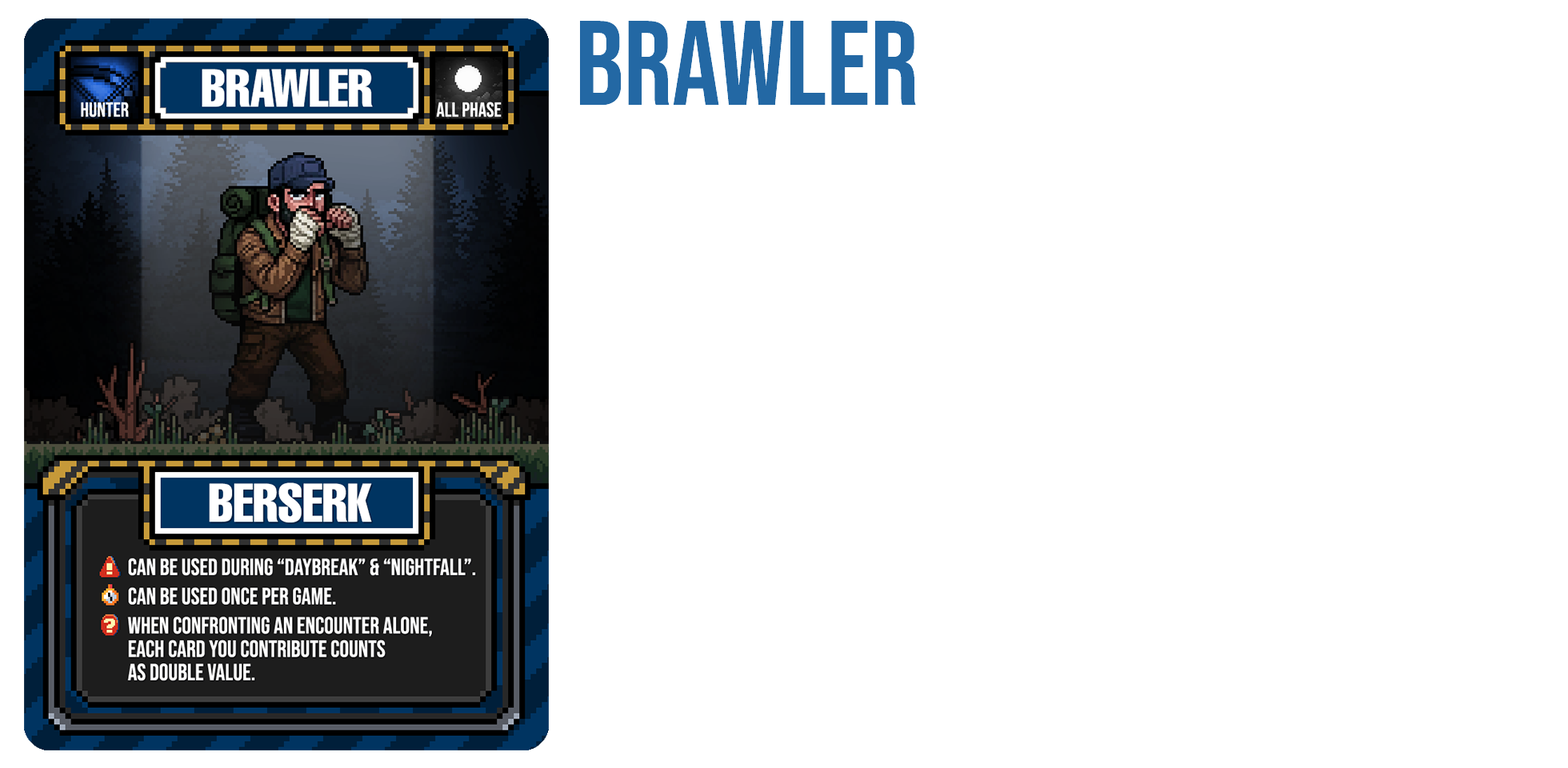
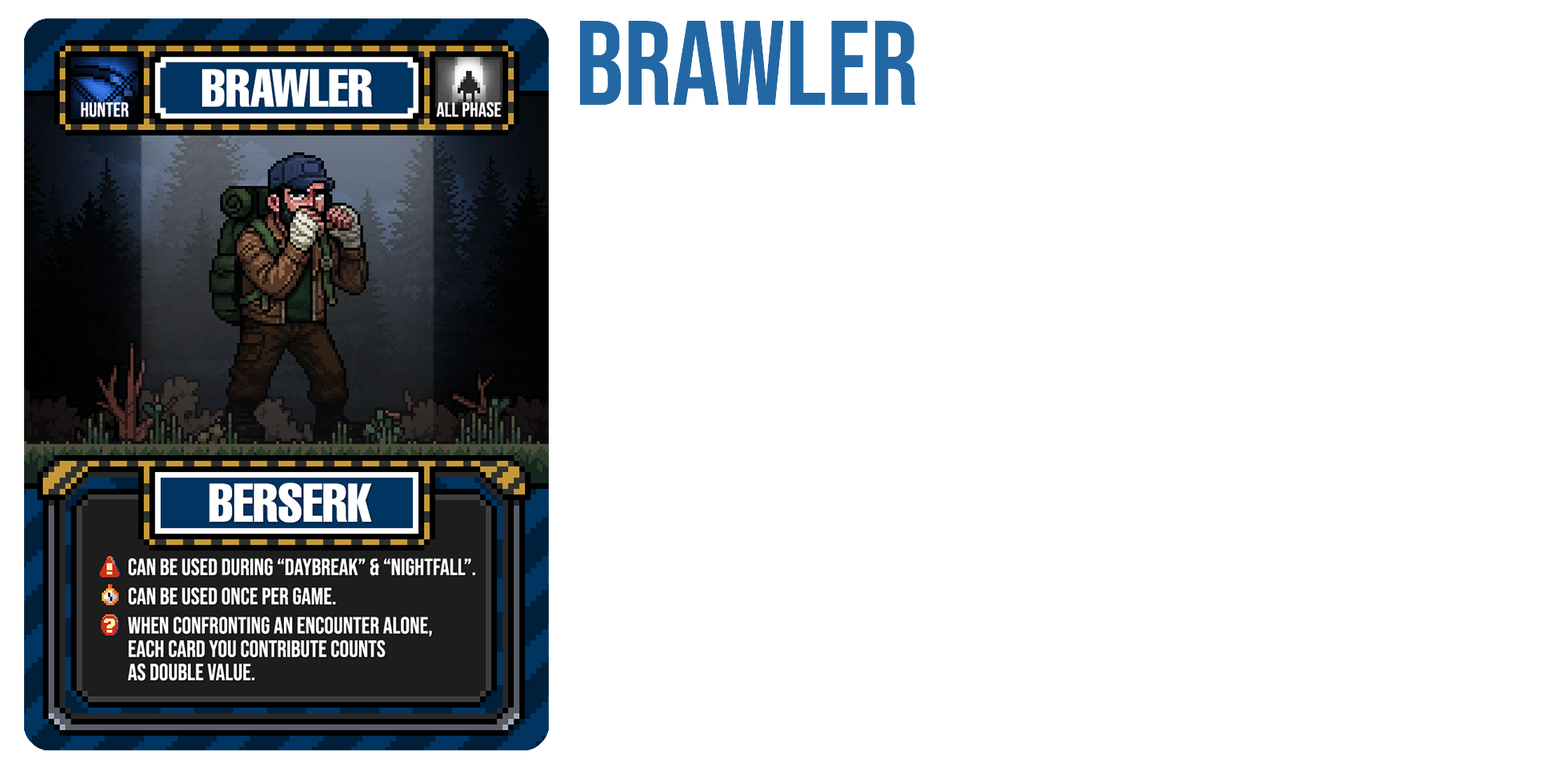
Layer changes from the first 1568 × 768 image to the second:
painted on "Layer 5" over [left=435, top=56, right=504, bottom=120]